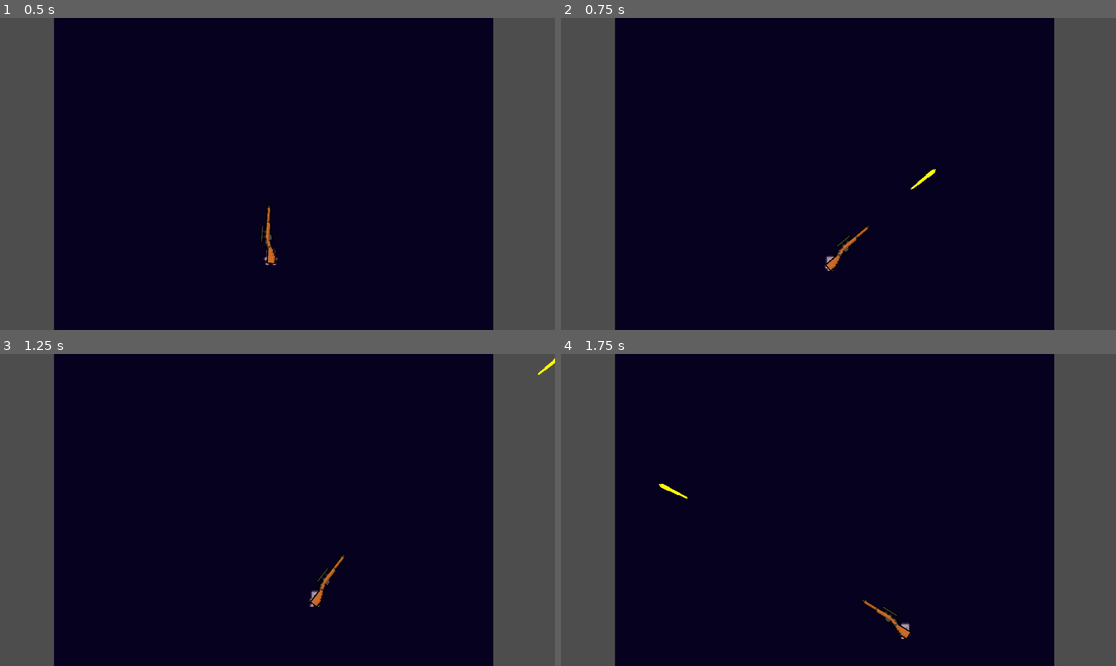
Above: before the commit, frames 1-4 (two rows, left to right).
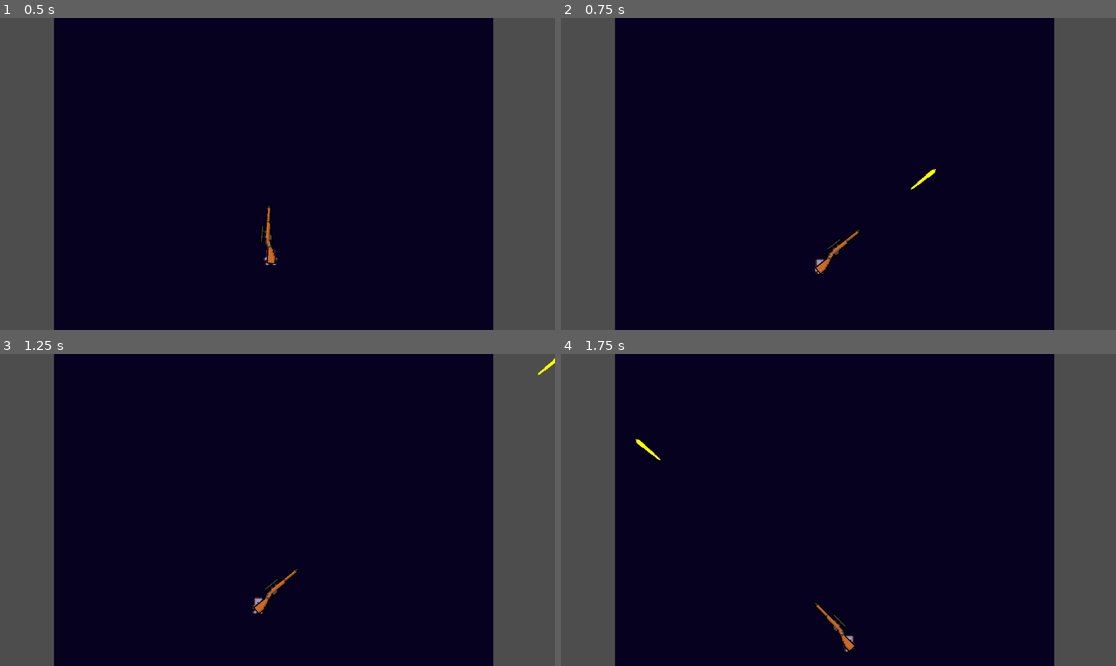
Above: after the commit, the same moments.

Repository: MettallicOnyx/Boss-Rush-Jam-Project
Game: Godot game, scene res://scenes/boss_rush_jam.tscn
Same seed, same stepped clock (60 frames per second), same inputs: the game is played once before the commit and once after it.
Inputs (mouse positions are in pixels of both pictures, inside the frame that each line leads up to):
- Up to frame 1 (0.5 s): no input
- Up to frame 2 (0.75 s): tap Enter (ui_accept) at 0.5 s; move the mouse to (960, 158) at 0.52 s; hold D (right) from 0.53 s (still down); click (960, 158) at 0.6 s
- Up to frame 3 (1.25 s): keep holding D (right); tap Enter (ui_accept) at 0.77 s
- Up to frame 4 (1.75 s): move the mouse to (727, 525) at 1.27 s; release D (right) at 1.28 s; hold S (down) from 1.28 s (still down); click (727, 525) at 1.35 s; tap Enter (ui_accept) at 1.52 s

Frame 1 is identical in both runs. In frame 2, 0.4% of the frame differs, in the area x 45-56%, y 66-83%; in frame 3, 0.6%; in frame 4, 0.7%, in the area x 13-64%, y 27-96%.

Commit message:
added gradual knockback

Diff:
--- a/scenes/fms_components/fms.tscn
+++ /dev/null
@@ -1,6 +0,0 @@
-[gd_scene load_steps=2 format=3 uid="uid://coe4fp7shfvuq"]
-
-[ext_resource type="Script" path="res://scripts/fms/fms.gd" id="1_l7oev"]
-
-[node name="FMS" type="Node"]
-script = ExtResource("1_l7oev")
--- a/scenes/fms_components/state.tscn
+++ /dev/null
@@ -1,6 +0,0 @@
-[gd_scene load_steps=2 format=3 uid="uid://qn6w3xr7rhnx"]
-
-[ext_resource type="Script" path="res://scripts/fms/state.gd" id="1_16ra1"]
-
-[node name="State" type="Node"]
-script = ExtResource("1_16ra1")
--- /dev/null
+++ b/scenes/fsm_components/fsm.tscn
@@ -0,0 +1,6 @@
+[gd_scene load_steps=2 format=3 uid="uid://coe4fp7shfvuq"]
+
+[ext_resource type="Script" path="res://scripts/fsm/fsm.gd" id="1_778rg"]
+
+[node name="FMS" type="Node"]
+script = ExtResource("1_778rg")
--- /dev/null
+++ b/scenes/fsm_components/state.tscn
@@ -0,0 +1,6 @@
+[gd_scene load_steps=2 format=3 uid="uid://qn6w3xr7rhnx"]
+
+[ext_resource type="Script" path="res://scripts/fsm/state.gd" id="1_nasyt"]
+
+[node name="State" type="Node"]
+script = ExtResource("1_nasyt")
--- a/scripts/gun.gd
+++ b/scripts/gun.gd
@@ -5,7 +5,7 @@
 @onready var muzzle: Marker2D = $Marker2D
 @onready var player: CharacterBody2D = $".."
 
-var recoil_strength: float = 20.0
+var recoil_strength: float = 300.0
 
 func _process(_delta: float) -> void:
 	look_at(get_global_mouse_position())
@@ -19,6 +19,7 @@
 
 func _input(_event: InputEvent) -> void:
 	if Input.is_action_just_pressed("shoot"):
+		player.velocity = Vector2.ZERO
 		var bullet_instance = BULLET.instantiate()
 		get_tree().root.add_child(bullet_instance)
 		bullet_instance.global_position = muzzle.global_position
@@ -27,4 +28,4 @@
 
 		var recoil_angle := player.position.angle_to_point(get_global_mouse_position())
 		var recoil_dir := -Vector2.RIGHT.rotated(recoil_angle);
-		player.position += recoil_dir * recoil_strength;
+		player.velocity = recoil_dir * recoil_strength;
Renamed: scripts/fms/fms.gd -> scripts/fsm/fsm.gd
Renamed: scripts/fms/state.gd -> scripts/fsm/state.gd
